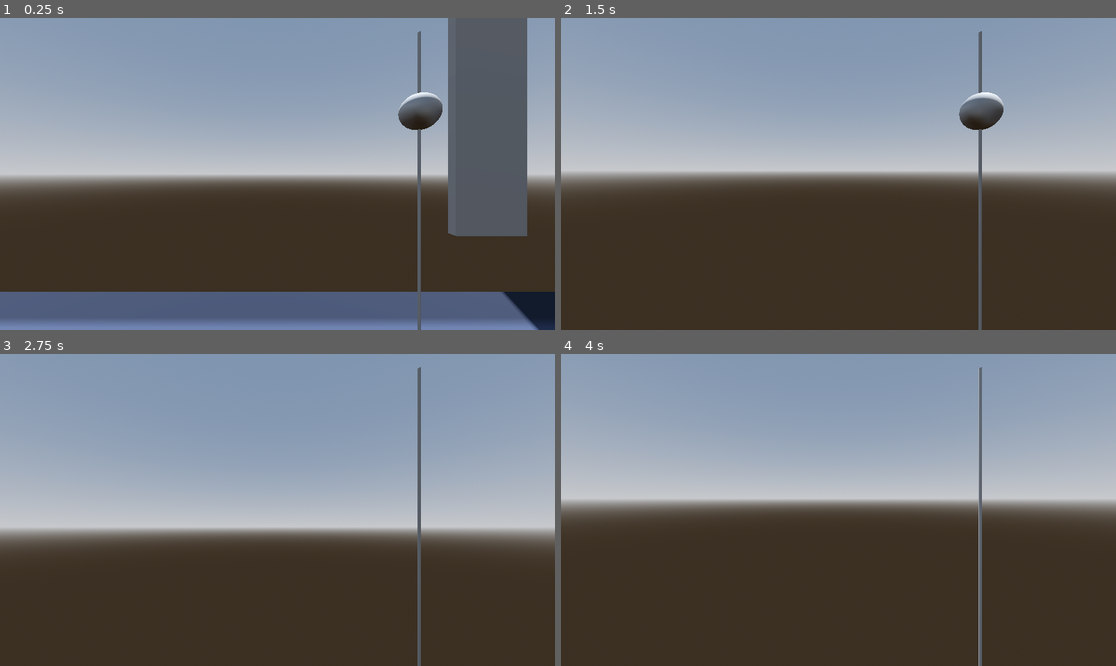
Above: before the commit, frames 1-4 (two rows, left to right).
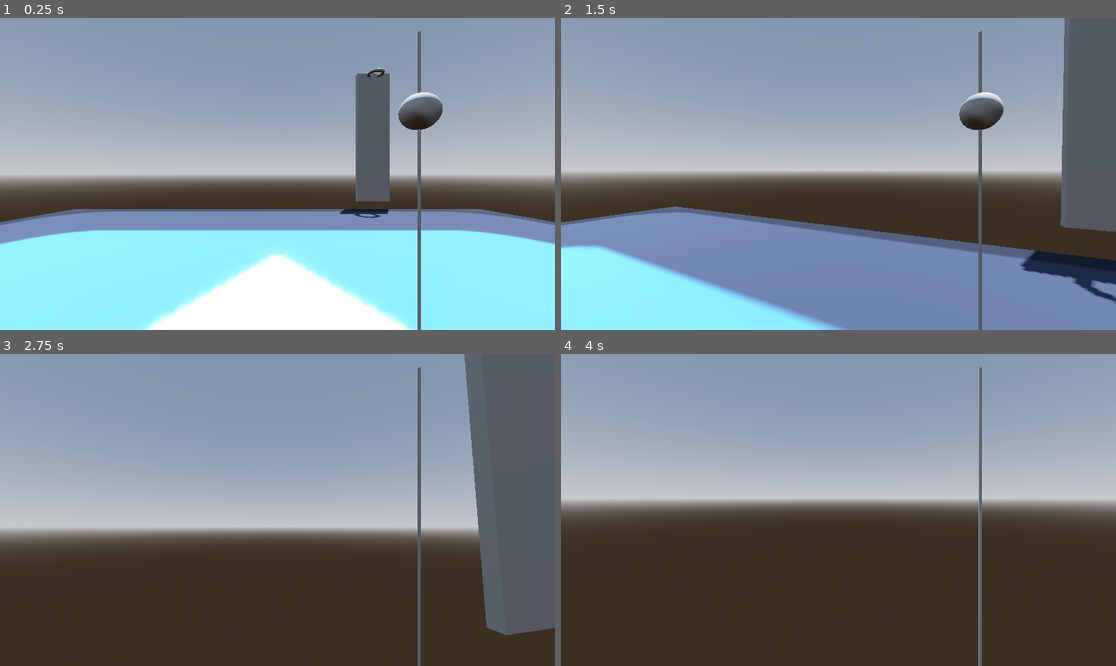
Above: after the commit, the same moments.

Repository: NinoDavids/Beyond-Abyss-Productions
Game: Godot game, scene res://src/world/World.tscn
Two runs of this game, one before a commit and one after it. Both use one fixed random seed, a clock stepped at 60 frames per second and the inputs below. The engine's default icon, where the game draws it, is replaced by a stand-in: a white triangle on a blue panel in a dark square.
Inputs (mouse positions are in pixels of both pictures, inside the frame that each line leads up to):
- Up to frame 1 (0.25 s): no input
- Up to frame 2 (1.5 s): tap Enter (ui_accept) at 0.5, 0.77 s; move the mouse to (866, 174) at 0.52 s; hold Q (Drop) 0.53-1.28 s; hold W (forward) from 0.53 s (still down); move the mouse to (810, 174) at 1.27 s; tap E (Pickup) at 1.35 s
- Up to frame 3 (2.75 s): keep holding W (forward); tap Enter (ui_accept) at 1.52 s; move the mouse to (288, 503) at 2.02 s; press the mouse at (288, 503) at 2.03 s
- Up to frame 4 (4 s): keep holding W (forward); move the mouse to (832, 516) at 2.77 s; release the mouse at (832, 516) at 2.78 s; tap Mouse wheel down (reel_hook) at 2.85 s; tap Enter (ui_accept) at 3.02, 3.5, 3.77 s; move the mouse to (877, 513) at 3.52 s; hold F from 3.53 s (still down)

The runs differ from the first frame. In frame 1, 49% of the frame differs, in the area x 0-100%, y 0-100%; in frame 2, 38%; in frame 3, 13%; in frame 4, less than 0.1%.

Commit message:
Move player back to center oops

Diff:
--- a/my-game/src/world/World.tscn
+++ b/my-game/src/world/World.tscn
@@ -57,7 +57,7 @@
 shape = SubResource("ConvexPolygonShape3D_k3ha8")
 
 [node name="Player" parent="." instance=ExtResource("2_nisuo")]
-transform = Transform3D(1, 0, 0, 0, 1, 0, 0, 0, 1, 0, 1, -7)
+transform = Transform3D(1, 0, 0, 0, 1, 0, 0, 0, 1, 0, 1, 0)
 
 [node name="Box" parent="." instance=ExtResource("3_a7euu")]
 transform = Transform3D(1, 0, 0, 0, 1, 0, 0, 0, 1, -8, 0.5, 0)
